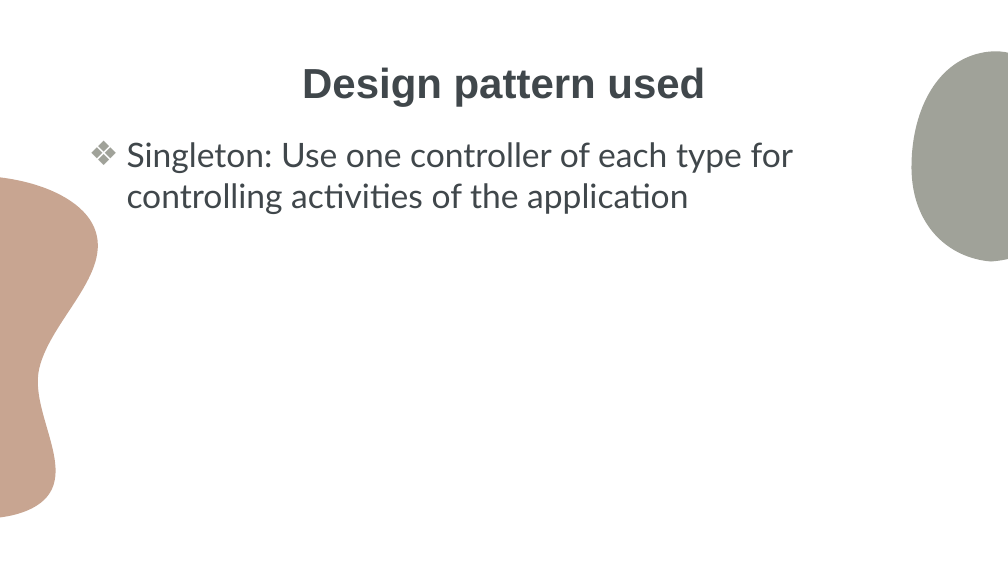
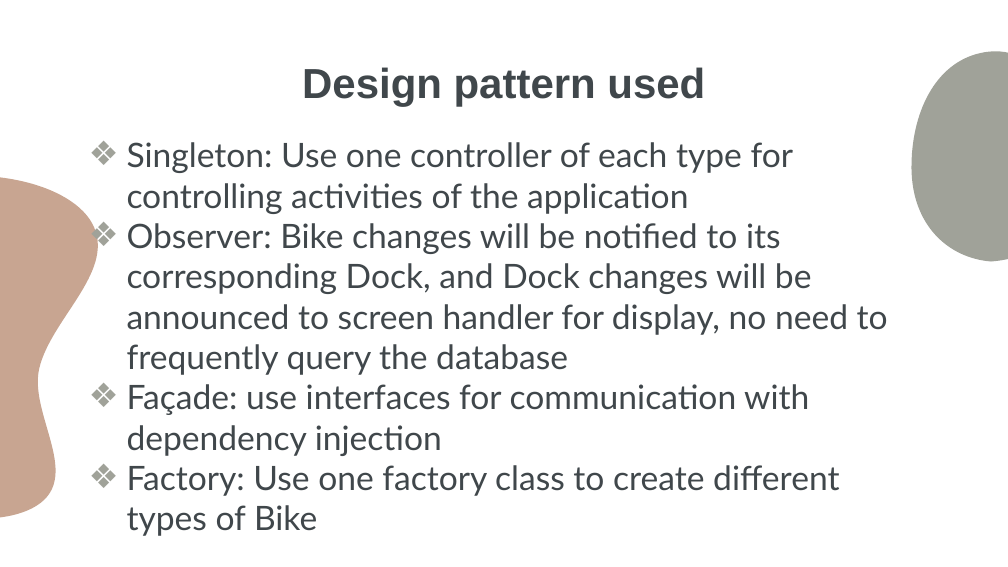
Before and after one commit to ntmchau2202/ISD.ICT.20211-06, a slide deck: slide 13 of reports/Presentation.pptx (slide 12 before the commit). Drawn at 1008x567 pixels with LibreOffice and Linux fonts; fonts in the diff are those of the drawing. Boxes give left, top, right and bottom in pixels: in the first picture for what was removed or moved away, otherwise in the second. Text is boxed around its words. In the diff, an @@ line names an element or a change of style, - is before the commit and + after.

Commit message:
Adjust slides and some addtional classes

```diff
--- a/reports/Presentation.pptx
+++ b/reports/Presentation.pptx
@@ subtitle at [127,223,888,496]: paragraphs added @@
+❖ Observer: Bike changes will be notified to its corresponding Dock, and Dock changes will be announced to screen handler for display, no need to frequently query the database
+❖ Façade: use interfaces for communication with dependency injection
+❖ Factory: Use one factory class to create different types of Bike
```
Also in this commit, not shown: 4 other slides changed, 3 slides added, 1 slide removed, 3 other files.
